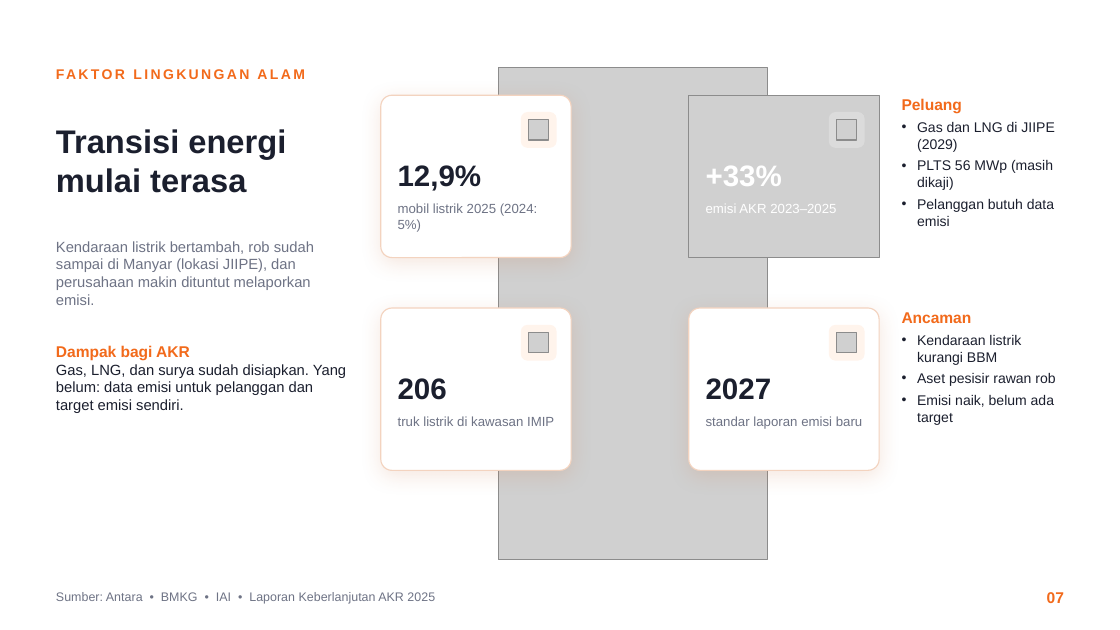
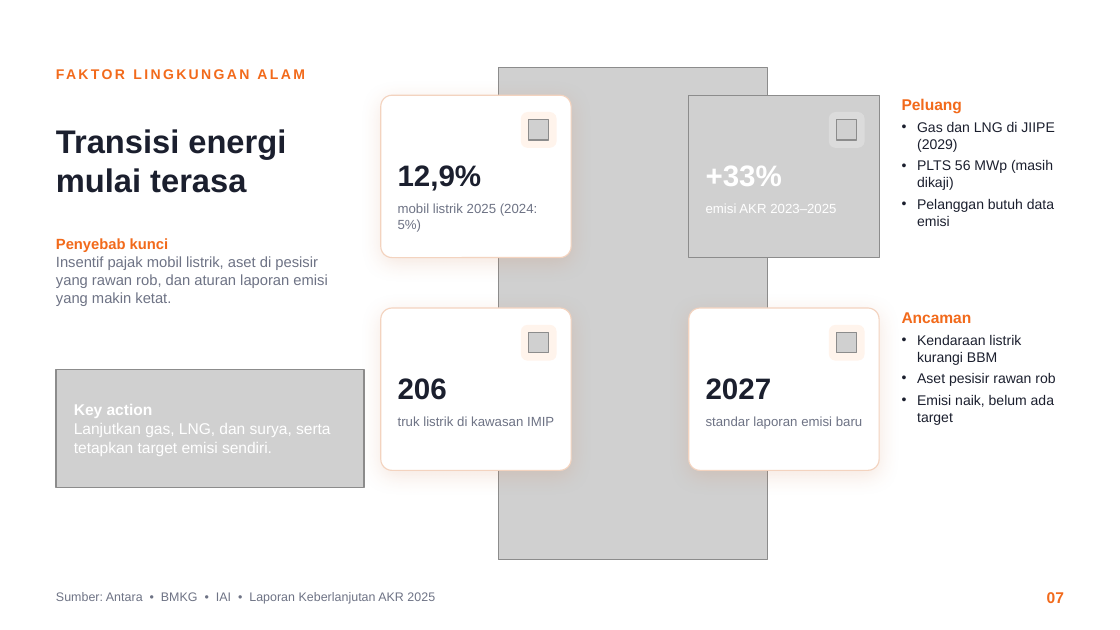
Before and after one commit to aslihabnuri/Dom-Manipulation, a slide deck: slide 7 of output-paper-GBE/Presentasi GBE - Aulia Sisca Rahmadiyanti - SEMBA 51A - PT AKR Corporindo Tbk.pptx. Drawn at 1120x630 pixels with LibreOffice and Linux fonts; fonts in the diff are those of the drawing; grey boxes stand for pictures; background and template pictures are left out. Boxes give left, top, right and bottom in pixels: in the first picture for what was removed or moved away, otherwise in the second. Text is boxed around its words. In the diff, an @@ line names an element or a change of style, - is before the commit and + after.

```diff
--- a/output-paper-GBE/Presentasi GBE - Aulia Sisca Rahmadiyanti - SEMBA 51A - PT AKR Corporindo Tbk.pptx
+++ b/output-paper-GBE/Presentasi GBE - Aulia Sisca Rahmadiyanti - SEMBA 51A - PT AKR Corporindo Tbk.pptx
@@ text at [56, 238, 327, 306]: text changed @@
-Kendaraan listrik bertambah, rob sudah sampai di Manyar (lokasi JIIPE), dan perusahaan makin dituntut melaporkan emisi.
+Penyebab kunci
+Insentif pajak mobil listrik, aset di pesisir yang rawan rob, dan aturan laporan emisi yang makin ketat.
@@ picture added at [56, 370, 364, 487] @@
@@ text "Key action" at [74, 404, 330, 456]: vertical alignment top to middle @@
@@ text at [74, 404, 330, 456]: text changed; size 9.5 to 10 pt; text colour #1B1F2E to #FFFFFF @@
-Dampak bagi AKR
-Gas, LNG, dan surya sudah disiapkan. Yang belum: data emisi untuk pelanggan dan target emisi sendiri.
+Key action
+Lanjutkan gas, LNG, dan surya, serta tetapkan target emisi sendiri.
```
Also in this commit, not shown: 6 other slides changed, 3 other files.
